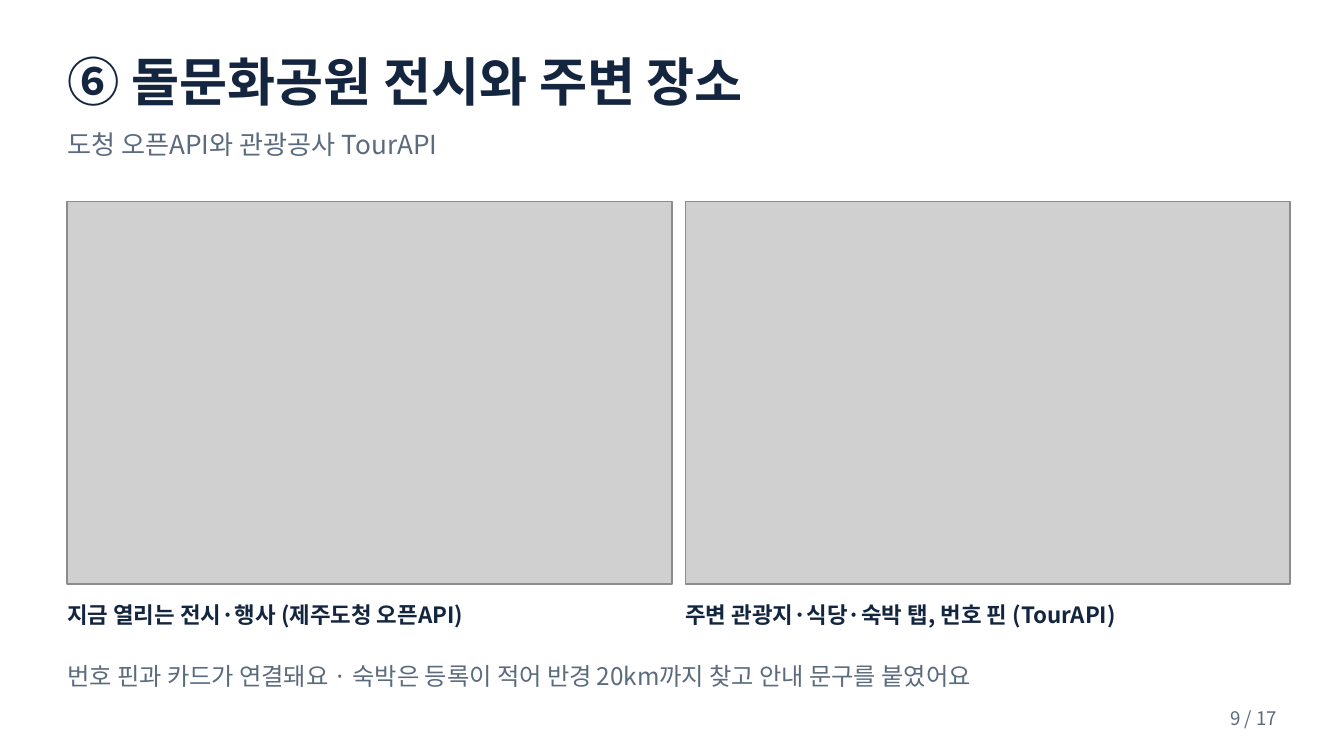
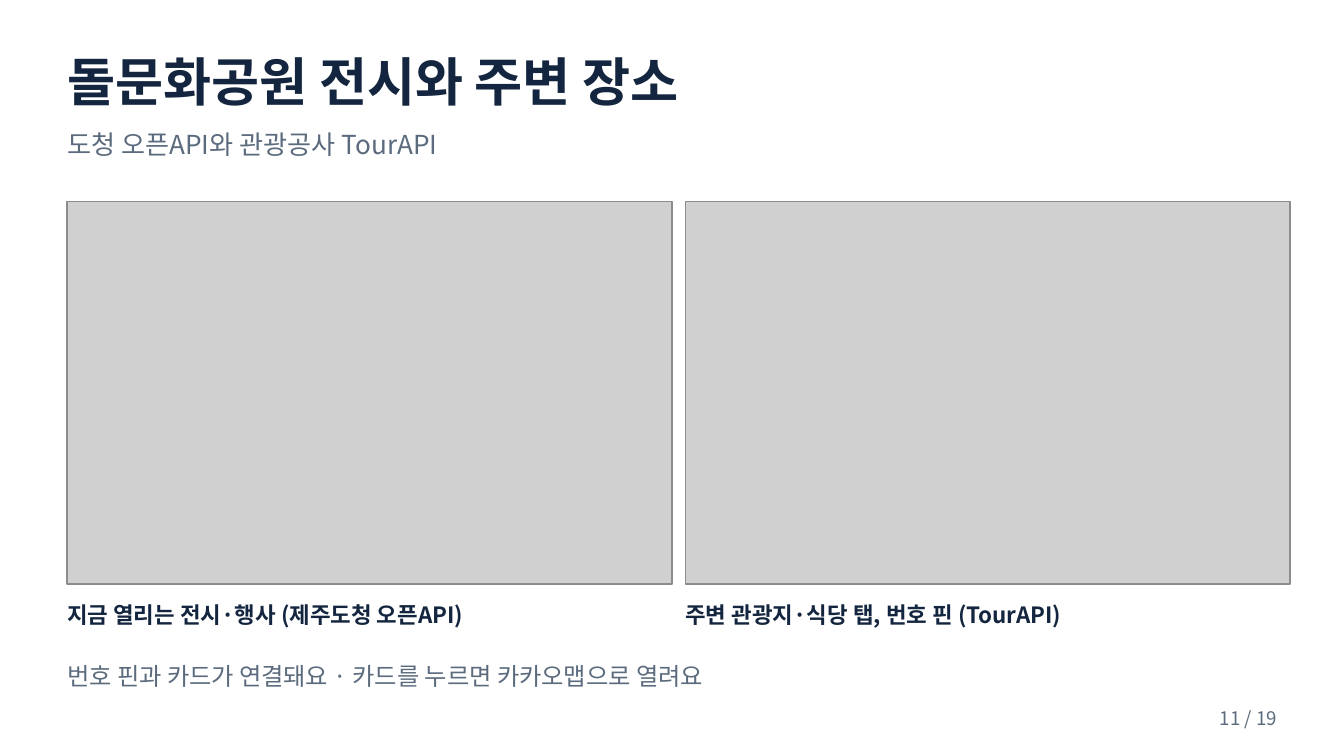
Before and after one commit to pjhjustin2430-cmd/doldam-today-jeju, a slide deck: slide 11 of docs/돌담오늘_발표자료.pptx (slide 9 before the commit). Drawn at 1344x756 pixels with LibreOffice and Linux fonts; fonts in the diff are those of the drawing; grey boxes stand for pictures. Boxes give left, top, right and bottom in pixels: in the first picture for what was removed or moved away, otherwise in the second. Text is boxed around its words. In the diff, an @@ line names an element or a change of style, - is before the commit and + after.

```diff
--- a/docs/돌담오늘_발표자료.pptx
+++ b/docs/돌담오늘_발표자료.pptx
@@ text at [67, 57, 679, 106]: text changed @@
-⑥ 돌문화공원 전시와 주변 장소
+돌문화공원 전시와 주변 장소
@@ text at [685, 604, 1061, 628]: text changed @@
-주변 관광지·식당·숙박 탭, 번호 핀 (TourAPI)
+주변 관광지·식당 탭, 번호 핀 (TourAPI)
@@ text at [67, 665, 703, 687]: text changed @@
-번호 핀과 카드가 연결돼요 · 숙박은 등록이 적어 반경 20km까지 찾고 안내 문구를 붙였어요
+번호 핀과 카드가 연결돼요 · 카드를 누르면 카카오맵으로 열려요
@@ text at [1220, 711, 1277, 725]: text changed @@
-9 / 17
+11 / 19
```
Also in this commit, not shown: 15 other slides changed, 2 slides added, 7 other files.
